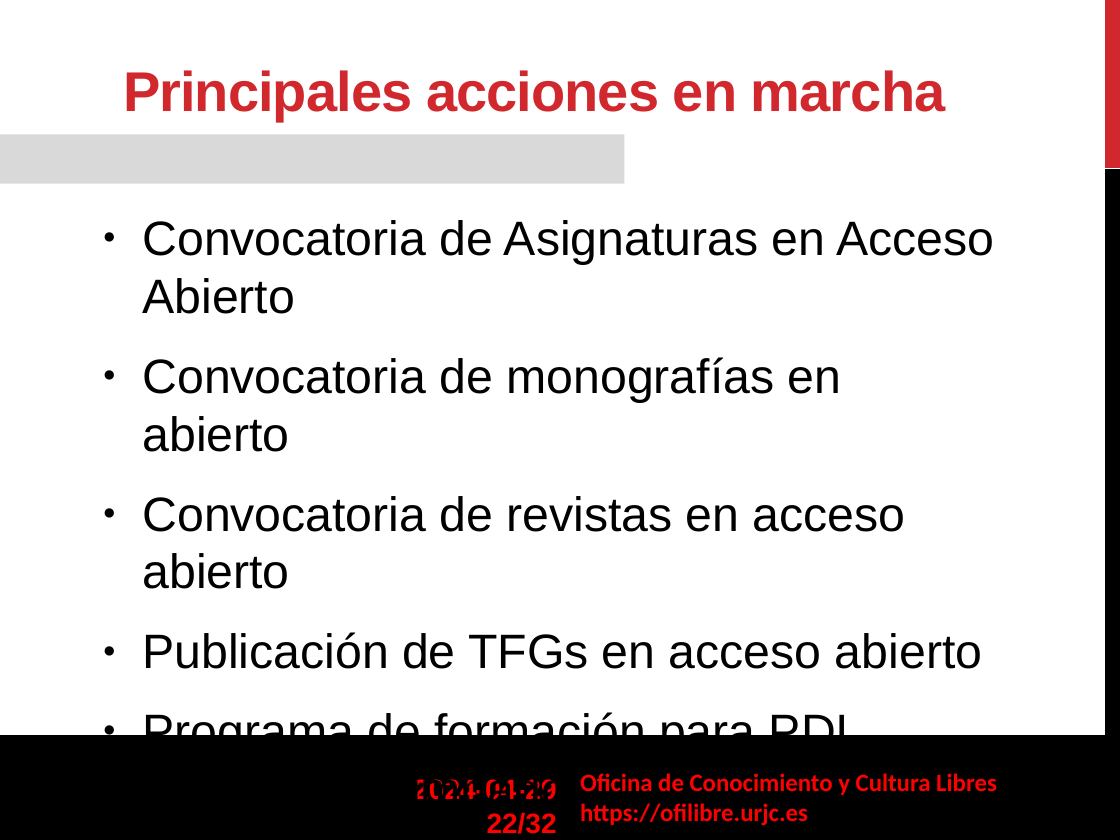
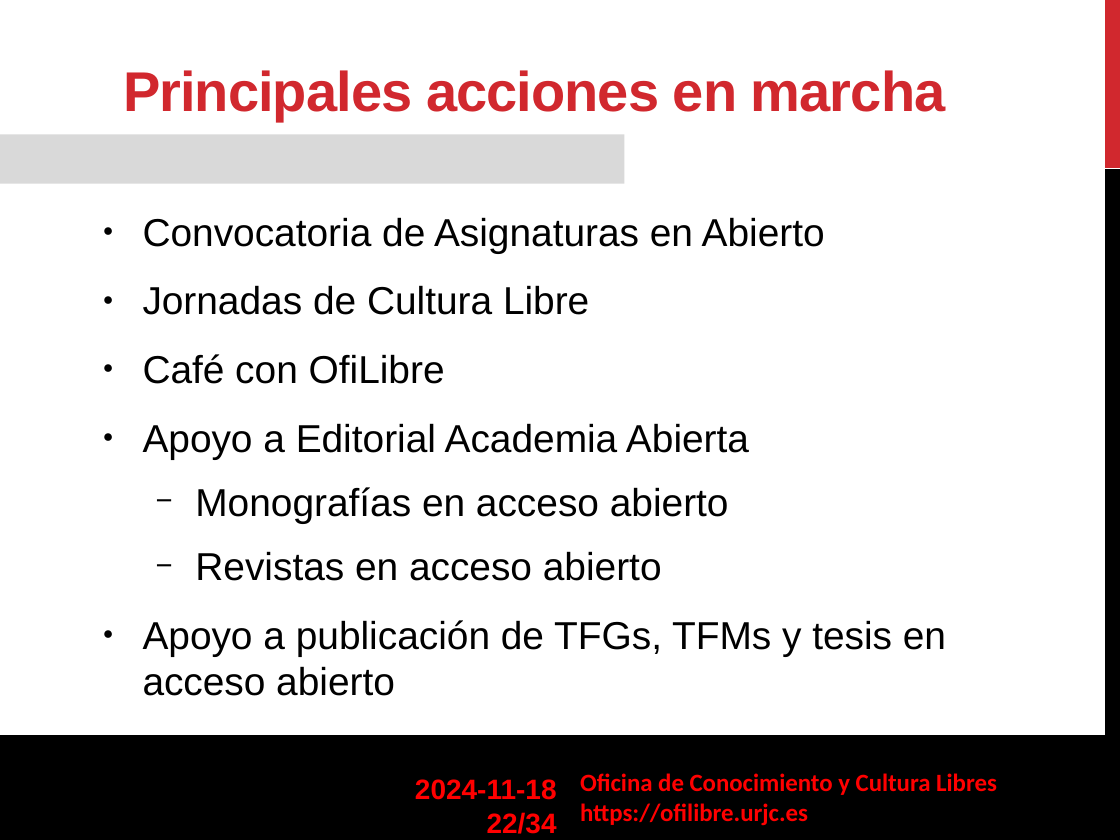
Before and after one commit to roberto-red/ofilibre, a slide deck: slide 22 of static/transpas/ofilibre/Ofilibre-presentacion.odp. Drawn at 1120x840 pixels with LibreOffice and Linux fonts; fonts in the diff are those of the drawing; background and template pictures are left out. Boxes give left, top, right and bottom in pixels: in the first picture for what was removed or moved away, otherwise in the second. Text is boxed around its words. In the diff, an @@ line names an element or a change of style, - is before the commit and + after.

Commit message:
Actualización de la presentación de la OfiLibre

```diff
--- a/static/transpas/ofilibre/Ofilibre-presentacion.odp
+++ b/static/transpas/ofilibre/Ofilibre-presentacion.odp
@@ text at box(143, 217, 946, 696): text changed; size 31 to 25 pt @@
-● Convocatoria de Asignaturas en Acceso Abierto
-● Convocatoria de monografías en abierto
-● Convocatoria de revistas en acceso abierto
-● Publicación de TFGs en acceso abierto
+● Convocatoria de Asignaturas en Abierto
+● Jornadas de Cultura Libre
+● Café con OfiLibre
+● Apoyo a Editorial Academia Abierta
+  − Monografías en acceso abierto
+  − Revistas en acceso abierto
+● Apoyo a publicación de TFGs, TFMs y tesis en acceso abierto
@@ text at box(143, 733, 895, 735): size 31 to 25 pt in "Programa de formación para PDI, PTGAS y ..." @@
@@ text at box(415, 779, 557, 834): text changed @@
-2024-04-29
-22/32
+2024-11-18
+22/34
```
Also in this commit, not shown: 5 other slides changed, 2 slides added, 1 other file.
